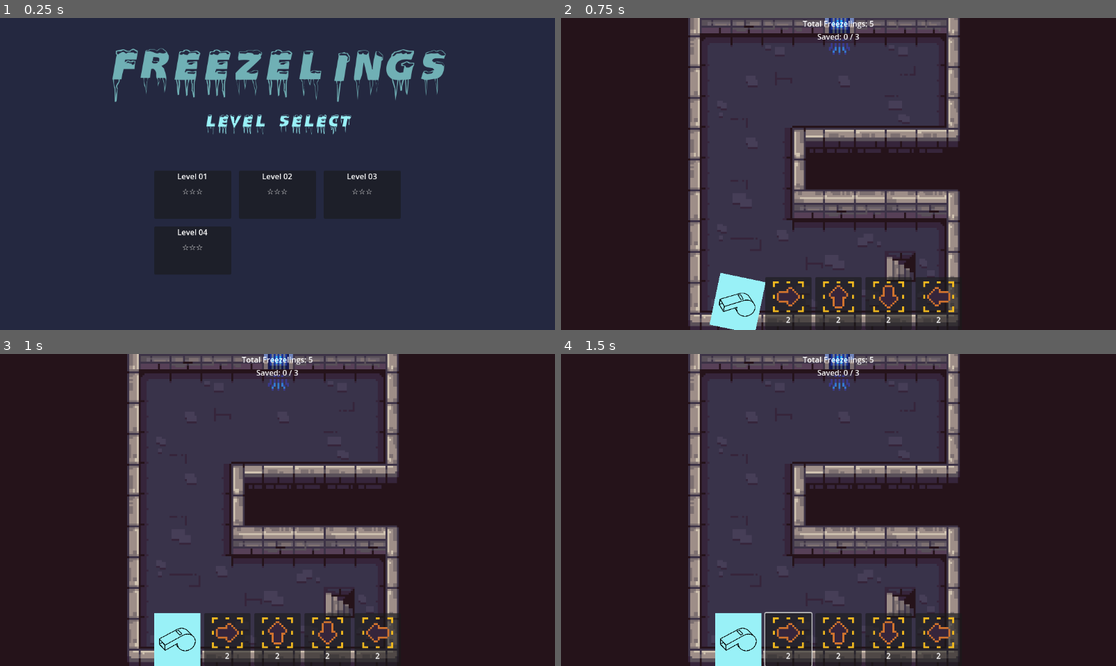
Above: before the commit, frames 1-4 (two rows, left to right).
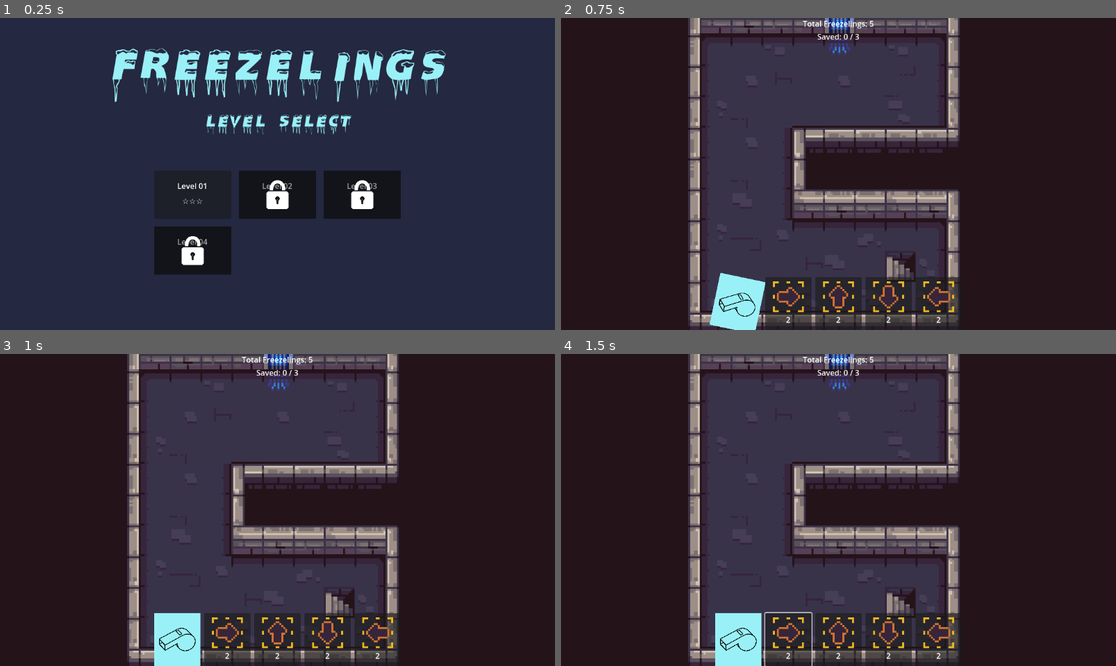
Above: after the commit, the same moments.

Repository: nico-hahn/freezelings
Game: Godot game, scene res://scenes/ui/level_select.tscn
Two runs of this game, one before a commit and one after it. Both use one fixed random seed, a clock stepped at 60 frames per second and the inputs below.
Inputs (mouse positions are in pixels of both pictures, inside the frame that each line leads up to):
- Up to frame 1 (0.25 s): no input
- Up to frame 2 (0.75 s): tap Enter at 0.5 s; drag from (755, 195) to (894, 105) at 0.52 s
- Up to frame 3 (1 s): no input
- Up to frame 4 (1.5 s): click (788, 641) at 1.27 s

The runs differ from the first frame. In frame 1, 4.6% of the frame differs, in the area x 20-81%, y 9-80%; in frame 2, nothing differs; in frame 3, nothing differs; in frame 4, nothing differs.
Error before the commit: Invalid assignment of property or key 'visible' with value of type 'bool' on a base object of type 'null instance'. (res://scripts/ui/level_card.gd:23)

Commit message:
add lock image to locked levels

Diff:
--- a/scenes/ui/level_card.tscn
+++ b/scenes/ui/level_card.tscn
@@ -1,28 +1,55 @@
-[gd_scene load_steps=2 format=3 uid="uid://r8w7bjyj7glu"]
+[gd_scene load_steps=3 format=3 uid="uid://r8w7bjyj7glu"]
 
 [ext_resource type="Script" uid="uid://rddmip05ngtt" path="res://scripts/ui/level_card.gd" id="1_lc"]
+[ext_resource type="Texture2D" uid="uid://bysqgcdcqwxkf" path="res://assets/lock.png" id="2_bclti"]
 
 [node name="LevelCard" type="PanelContainer"]
 custom_minimum_size = Vector2(160, 100)
 script = ExtResource("1_lc")
 
-[node name="VBoxContainer" type="VBoxContainer" parent="."]
+[node name="MarginContainer" type="MarginContainer" parent="."]
+layout_mode = 2
+theme_override_constants/margin_left = 20
+theme_override_constants/margin_top = 20
+theme_override_constants/margin_right = 20
+theme_override_constants/margin_bottom = 20
+
+[node name="VBoxContainer" type="VBoxContainer" parent="MarginContainer"]
 layout_mode = 2
 theme_override_constants/separation = 8
 
-[node name="LevelNameLabel" type="Label" parent="VBoxContainer"]
+[node name="LevelNameLabel" type="Label" parent="MarginContainer/VBoxContainer"]
+unique_name_in_owner = true
 layout_mode = 2
 size_flags_horizontal = 4
 text = "Level"
 horizontal_alignment = 1
 
-[node name="StarsLabel" type="Label" parent="VBoxContainer"]
+[node name="StarsLabel" type="Label" parent="MarginContainer/VBoxContainer"]
+unique_name_in_owner = true
 layout_mode = 2
 text = "☆☆☆"
 horizontal_alignment = 1
 
-[node name="LockedOverlay" type="ColorRect" parent="."]
+[node name="LockedOverlay" type="MarginContainer" parent="."]
+unique_name_in_owner = true
 visible = false
 layout_mode = 2
+
+[node name="Color" type="ColorRect" parent="LockedOverlay"]
+layout_mode = 2
 size_flags_vertical = 3
-color = Color(0, 0, 0, 0.6)
+color = Color(0, 0, 0, 0.3529412)
+
+[node name="MarginContainer" type="MarginContainer" parent="LockedOverlay"]
+layout_mode = 2
+theme_override_constants/margin_left = 20
+theme_override_constants/margin_top = 20
+theme_override_constants/margin_right = 20
+theme_override_constants/margin_bottom = 20
+
+[node name="TextureRect" type="TextureRect" parent="LockedOverlay/MarginContainer"]
+layout_mode = 2
+texture = ExtResource("2_bclti")
+expand_mode = 3
+stretch_mode = 5
--- a/scenes/ui/level_select.tscn
+++ b/scenes/ui/level_select.tscn
@@ -1,13 +1,13 @@
 [gd_scene load_steps=6 format=3 uid="uid://b1jiu6tx0d2d4"]
 
 [ext_resource type="Script" uid="uid://2ik4732w8cfu" path="res://scripts/ui/level_select.gd" id="1_ls"]
-[ext_resource type="PackedScene" path="res://scenes/ui/level_card.tscn" id="2_lc"]
+[ext_resource type="PackedScene" uid="uid://r8w7bjyj7glu" path="res://scenes/ui/level_card.tscn" id="2_lc"]
 [ext_resource type="FontFile" uid="uid://435wqt5e8b8y" path="res://assets/font/IceCaps.ttf" id="3_7l8mc"]
 
 [sub_resource type="LabelSettings" id="LabelSettings_ccmqc"]
 font = ExtResource("3_7l8mc")
 font_size = 120
-font_color = Color(0.4402, 0.69201326, 0.71, 1)
+font_color = Color(0.6, 0.94509804, 0.96862745, 1)
 
 [sub_resource type="LabelSettings" id="LabelSettings_7l8mc"]
 font = ExtResource("3_7l8mc")
--- a/scripts/ui/level_card.gd
+++ b/scripts/ui/level_card.gd
@@ -7,9 +7,9 @@
 
 signal card_pressed(level_index: int)
 
-@onready var _name_label: Label = $VBoxContainer/LevelNameLabel
-@onready var _stars_label: Label = $VBoxContainer/StarsLabel
-@onready var _locked_overlay: ColorRect = $VBoxContainer/LockedOverlay
+@onready var _name_label: Label = %LevelNameLabel
+@onready var _stars_label: Label = %StarsLabel
+@onready var _locked_overlay: MarginContainer = %LockedOverlay
 
 var _level_index: int = -1
 var _unlocked: bool = false
